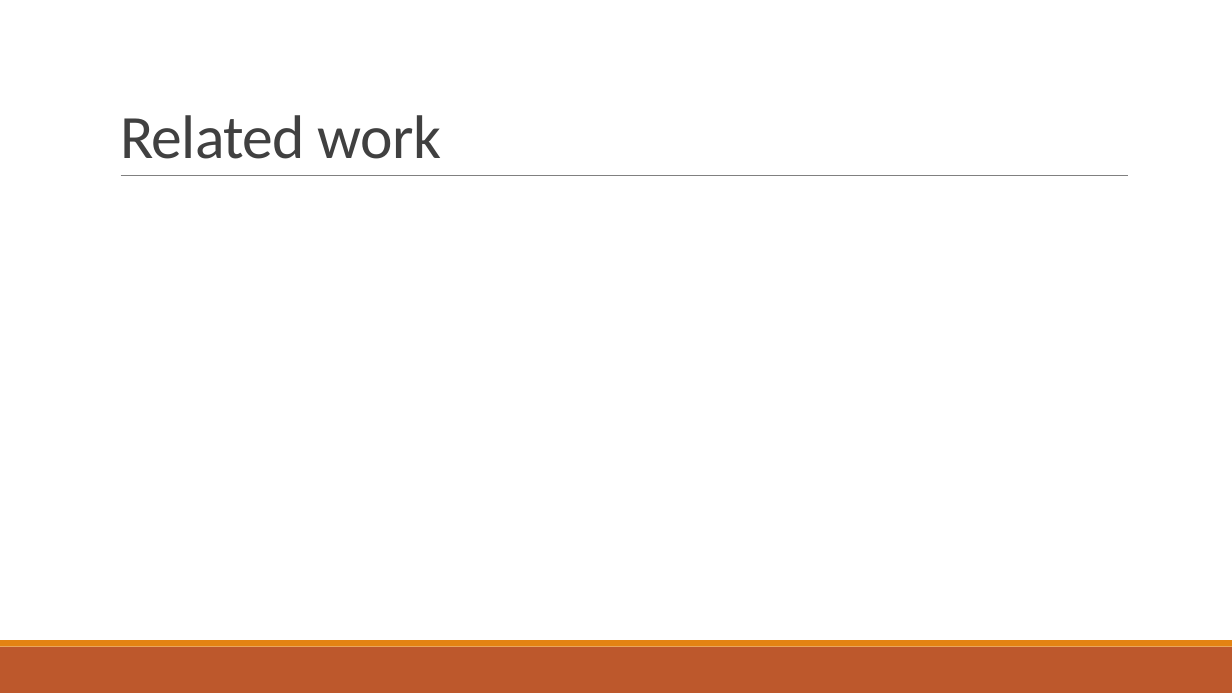
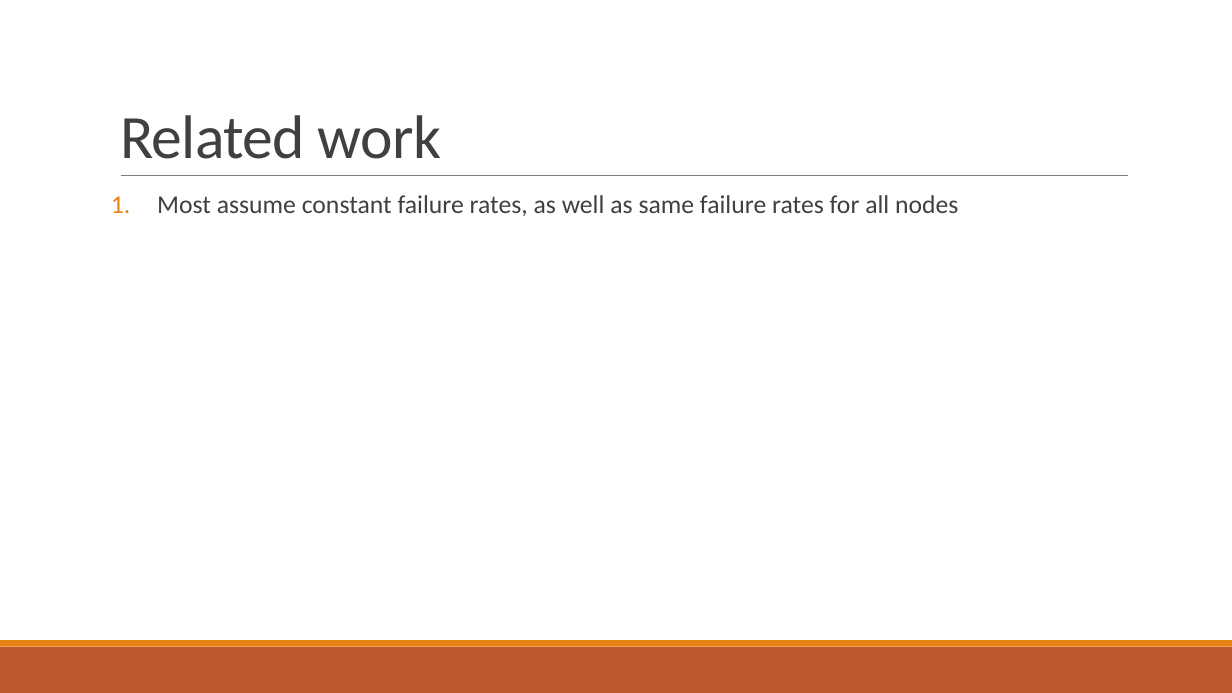
Before and after one commit to PStahl/master_thesis, a slide deck: slide 5 of presentation/presentation.pptx. Drawn at 1232x693 pixels with LibreOffice and Linux fonts; fonts in the diff are those of the drawing. Boxes give left, top, right and bottom in pixels: in the first picture for what was removed or moved away, otherwise in the second. Text is boxed around its words. In the diff, an @@ line names an element or a change of style, - is before the commit and + after.

```diff
--- a/presentation/presentation.pptx
+++ b/presentation/presentation.pptx
@@ text added at [157, 195, 958, 216], 20 pt, text #404040 @@
+1. Most assume constant failure rates, as well as same failure rates for all nodes
```
Also in this commit, not shown: 8 other slides changed, 11 slides added, 2 slides removed.
